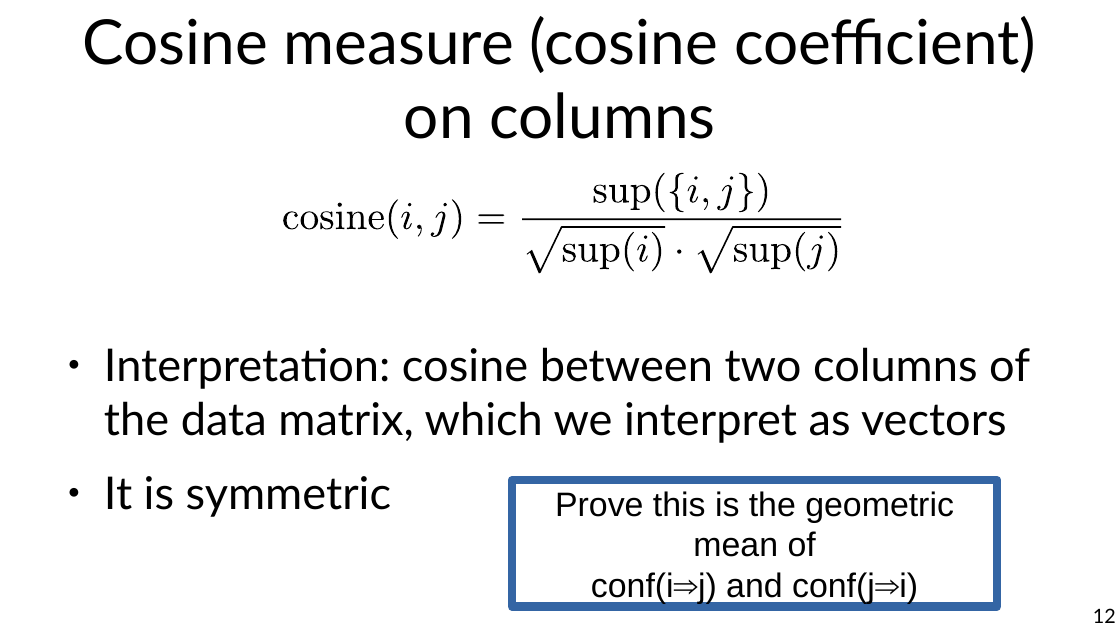
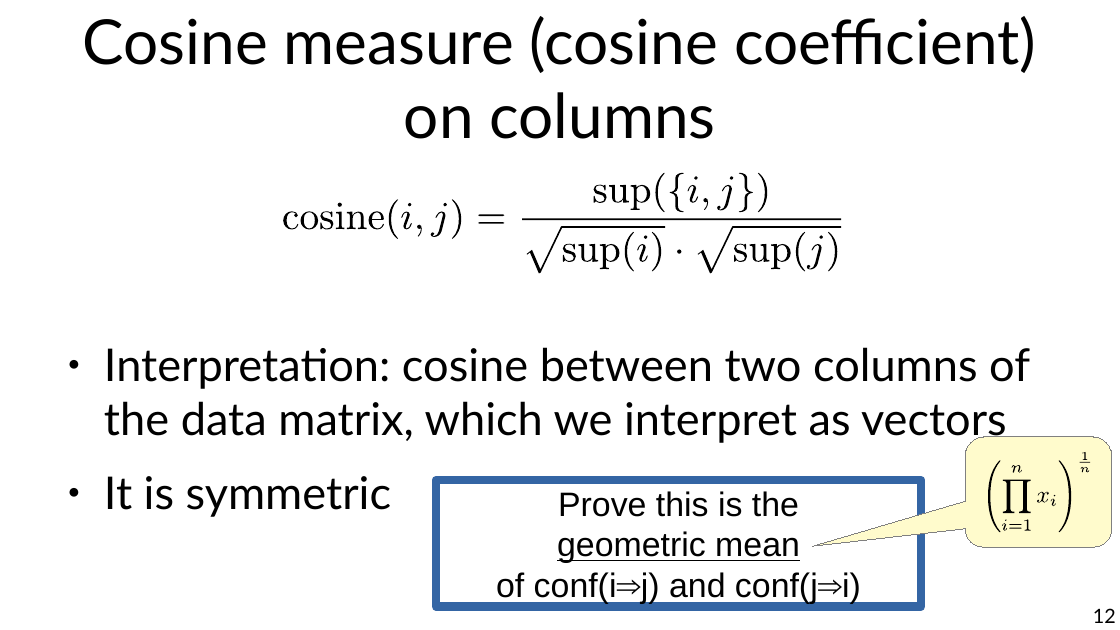
Before and after one commit to marco-calautti/data-mining-course, a slide deck: slide 12 of theory/tt07_extending_association_analysis.odp. Drawn at 1120x630 pixels with LibreOffice and Linux fonts; fonts in the diff are those of the drawing. Boxes give left, top, right and bottom in pixels: in the first picture for what was removed or moved away, otherwise in the second. Text is boxed around its words. In the diff, an @@ line names an element or a change of style, - is before the commit and + after.

```diff
--- a/theory/tt07_extending_association_analysis.odp
+++ b/theory/tt07_extending_association_analysis.odp
@@ rounded speech box added at bbox=[966, 437, 1112, 547], fill #FFFBCC, outline #808080 0 pt @@
@@ group added at bbox=[989, 452, 1091, 533]: 12 freeform shapes @@
@@ rectangle "Prove this is the geometric ...": place and size @@
-rectangle "Prove this is the geometric ..." at bbox=[512, 481, 998, 607]
+rectangle "Prove this is the geometric ..." at bbox=[436, 481, 922, 607]
@@ rectangle "Prove this is the geometric ..." at bbox=[436, 481, 922, 607]: underline on in "geometric mean" @@
```
Also in this commit, not shown: 14 other slides changed, 1 slide added.
